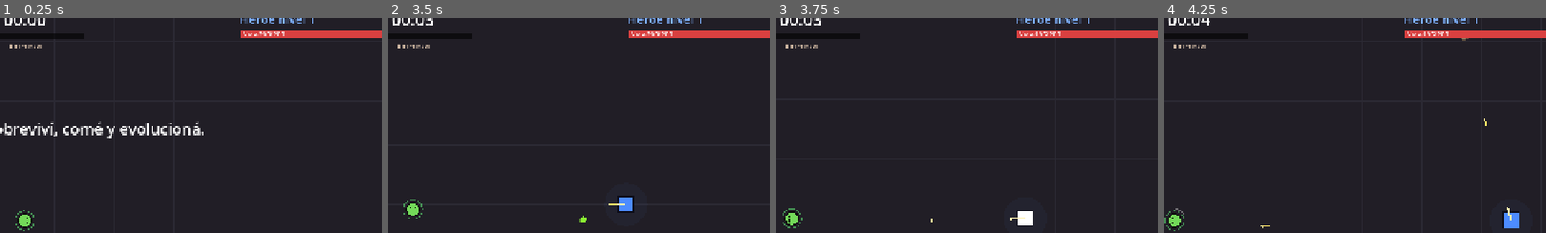
Above: before the commit, frames 1-4 (left to right).
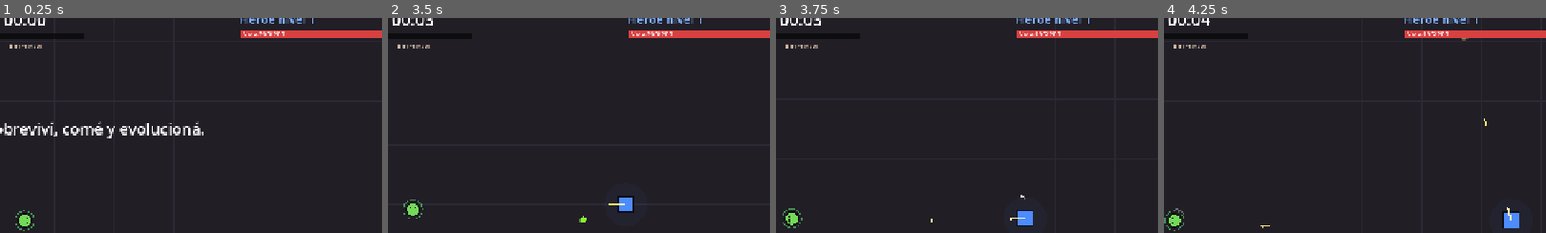
Above: after the commit, the same moments.

Repository: FedeOsorio/survive-the-hero
Game: Godot game, scene res://scenes/main.tscn
The game is run twice, just before and just after one commit, with the same random seed, the same clock (stepped at 60 frames per second) and the same inputs.
Inputs (mouse positions are % of the whole screen's width and height, from its top left):
- Up to frame 1 (0.25 s): no input
- Up to frame 2 (3.5 s): tap Enter at 0.5 s; move the mouse to (72, 45) at 0.52 s; hold D (move_right) 0.53-1.28 s; tap Space (dash) at 0.6, 1.35, 2.3, 3.05 s; click (72, 45) at 0.67 s; move the mouse to (30, 55) at 1.27 s; hold S (move_down) 1.28-2.03 s; move the mouse to (60, 28) at 2.02 s; hold D (move_right) 2.03-2.78 s; tap E (evolve) at 2.1 s; move the mouse to (45, 70) at 2.77 s; hold W (move_up) from 2.78 s (still down); tap 1 (pick_1) at 2.85 s; click (45, 70) at 2.92 s
- Up to frame 3 (3.75 s): move the mouse to (80, 65) at 3.52 s; release W (move_up) at 3.53 s; hold A (move_left) from 3.53 s (still down); tap 2 (pick_2) at 3.6 s
- Up to frame 4 (4.25 s): keep holding A (move_left); tap Space (dash) at 3.8 s
The pictures show only the part of the screen within x 47-97%, y 3-53%; the shares and areas given below are measured in that part.

Frames 1-2 are identical in both runs. In frame 3, 0.3% of the frame differs, in the area x 63-68%, y 82-97%; in frame 4, nothing differs.

Commit message:
Tanda 01 E: números de daño, parpadeo y temblor de pantalla

Diff:
--- a/scripts/balance.gd
+++ b/scripts/balance.gd
@@ -297,3 +297,12 @@
 const ADAPT_WINDOW := 30.0
 const ADAPT_SHARE := 0.6
 const ADAPT_WEIGHT := 3.0
+
+# Golpe con feedback: números de daño, parpadeo y temblor de pantalla.
+const DMG_NUMBER_TIME := 0.6
+const DMG_NUMBER_RISE := 20.0
+const DMG_NUMBER_BIG := 0.08 # % de la vida máxima del héroe para el número grande
+const DMG_TICK_EVERY := 0.5 # charcos y sangrado: un número sumado cada tanto
+const HERO_HIT_FLASH := 0.08
+const SHAKE_PX := 4.0
+const SHAKE_TIME := 0.12
--- a/scripts/creep.gd
+++ b/scripts/creep.gd
@@ -146,6 +146,7 @@
 		if not _dash_hit and _in_reach(world.hero, 0.0):
 			_dash_hit = true
 			world.hero.take_damage(bite * B.DASH_HIT_MULT, true, true)
+			world.shake()
 		if _dash_t <= 0.0 and rank("coraza") > 0:
 			_shell_wave()
 	else:
@@ -200,6 +201,7 @@
 			_bite_dir = (victim.position - position).normalized()
 			if victim == hero:
 				hero.take_damage(bite, true, true)
+				world.shake()
 				if rank("mandibula") > 0:
 					hero.status.bleed(bite * B.BLEED_MULT)
 			else:
@@ -236,6 +238,7 @@
 	var to_h: Vector2 = hero.position - position
 	if to_h.length() < B.SHELL_WAVE_RADIUS + hero.radius and not hero.rolling():
 		hero.take_damage(bite * B.SHELL_WAVE_DAMAGE, true, true)
+		world.shake()
 		hero.position = (hero.position + to_h.normalized() * B.SHELL_WAVE_PUSH).clamp(Vector2(20, 20), B.ARENA_SIZE - Vector2(20, 20))
 		hero.status.stun(B.HERO_STUN_TIME)
 	for m in world.minions_near(position):
--- a/scripts/hero.gd
+++ b/scripts/hero.gd
@@ -348,9 +348,10 @@
 	speed *= B.HERO_ENRAGE_SPEED_MULT
 
 
-func take_damage(amount: float, from_player: bool, melee := false) -> void:
+func take_damage(amount: float, from_player: bool, melee := false, tick := false) -> void:
 	if from_player:
 		status.log_damage(amount, melee)
+		status.show_damage(amount, tick)
 	damage_taken["jugador" if from_player else "horda"] += amount
 	if not from_player:
 		# la horda lo desgasta pero el golpe final solo lo puede dar el jugador
@@ -359,7 +360,8 @@
 		return
 	hp -= amount
 	if from_player:
-		_flash = 0.1
+		if not tick:
+			_flash = B.HERO_HIT_FLASH
 		world.add_threat(amount * B.THREAT_PER_DAMAGE)
 	if hp <= 0.0:
 		hp = 0.0
--- a/scripts/hero_status.gd
+++ b/scripts/hero_status.gd
@@ -13,6 +13,9 @@
 var _slow_t := 0.0
 var _log: Array = [] # {time, amount, melee}
 var _drip := 0.0
+var _numbers: Array = [] # {amount, t, big}
+var _tick_sum := 0.0
+var _tick_t := 0.0
 
 
 func _ready() -> void:
@@ -59,6 +62,19 @@
 	_log.append({"time": world.elapsed, "amount": amount, "melee": melee})
 
 
+## Número flotante del daño del jugador. Lo que pega cada frame (charcos,
+## sangrado) se suma y se muestra uno cada DMG_TICK_EVERY.
+func show_damage(amount: float, tick: bool) -> void:
+	if tick:
+		_tick_sum += amount
+		return
+	_add_number(amount)
+
+
+func _add_number(amount: float) -> void:
+	_numbers.append({"amount": amount, "t": B.DMG_NUMBER_TIME, "big": amount > hero.max_hp * B.DMG_NUMBER_BIG})
+
+
 ## Parte del daño reciente del jugador que fue cuerpo a cuerpo (-1 si no hubo daño).
 func melee_share() -> float:
 	var melee := 0.0
@@ -80,14 +96,30 @@
 	_slow_t = maxf(_slow_t - delta, 0.0)
 	for b in _bleeds.duplicate():
 		b.t -= delta
-		hero.take_damage(b.dps * delta, true, true)
+		hero.take_damage(b.dps * delta, true, true, true)
 		if b.t <= 0.0:
 			_bleeds.erase(b)
+	_tick_t += delta
+	if _tick_t >= B.DMG_TICK_EVERY:
+		_tick_t = 0.0
+		if _tick_sum >= 1.0:
+			_add_number(_tick_sum)
+			_tick_sum = 0.0
+	for n in _numbers.duplicate():
+		n.t -= delta
+		if n.t <= 0.0:
+			_numbers.erase(n)
 	_drip = fmod(_drip + delta, 0.6)
 	queue_redraw()
 
 
 func _draw() -> void:
+	var font := ThemeDB.fallback_font
+	for n in _numbers:
+		var k: float = 1.0 - n.t / B.DMG_NUMBER_TIME
+		var pos := Vector2(-8.0, -28.0 - B.DMG_NUMBER_RISE * k)
+		var col := Color(1.0, 0.85, 0.2, 1.0 - k * 0.6) if n.big else Color(1, 1, 1, 1.0 - k * 0.6)
+		draw_string(font, pos, str(roundi(n.amount)), HORIZONTAL_ALIGNMENT_LEFT, -1, 20 if n.big else 14, col)
 	if bleeding():
 		for i in _bleeds.size():
 			var x := -8.0 + i * 8.0
--- a/scripts/main.gd
+++ b/scripts/main.gd
@@ -41,6 +41,8 @@
 var puddles: Array = []
 var chest = null # cofre en disputa (uno a la vez)
 var events # events.gd: cofres y eventos de oleada
+var camera: Camera2D
+var _shake_t := 0.0
 var raised_count := 0 # compañeros levantados por Señor de la carroña
 var _civilian_t := 0.0
 var _elite_t := 0.0
@@ -88,6 +90,7 @@
 	cam.limit_right = int(B.ARENA_SIZE.x) + 150
 	cam.limit_bottom = int(B.ARENA_SIZE.y) + 150
 	player.add_child(cam)
+	camera = cam
 
 	for i in B.CIVILIANS_START:
 		spawn_civilian()
@@ -125,6 +128,9 @@
 		spawn_civilian()
 
 	_rebuild_grid()
+
+	_shake_t = maxf(_shake_t - delta, 0.0)
+	camera.offset = Vector2(rng.randf_range(-1, 1), rng.randf_range(-1, 1)) * B.SHAKE_PX if _shake_t > 0.0 else Vector2.ZERO
 
 	if sim_mode and elapsed >= _next_report:
 		_next_report += 60.0
@@ -280,6 +286,11 @@
 
 # --- Amenaza y fin de partida ------------------------------------------------
 
+## Temblor de pantalla chico (mordidas, embestidas y onda que le pegan al héroe).
+func shake() -> void:
+	_shake_t = B.SHAKE_TIME
+
+
 func add_threat(amount: float) -> void:
 	if detected:
 		return
--- a/scripts/puddle.gd
+++ b/scripts/puddle.gd
@@ -21,7 +21,7 @@
 		return
 	var hero = world.hero
 	if position.distance_to(hero.position) < B.ACID_RADIUS + hero.radius:
-		hero.take_damage(dps * delta, true, false)
+		hero.take_damage(dps * delta, true, false, true)
 		hero.status.slow()
 	queue_redraw()
 
